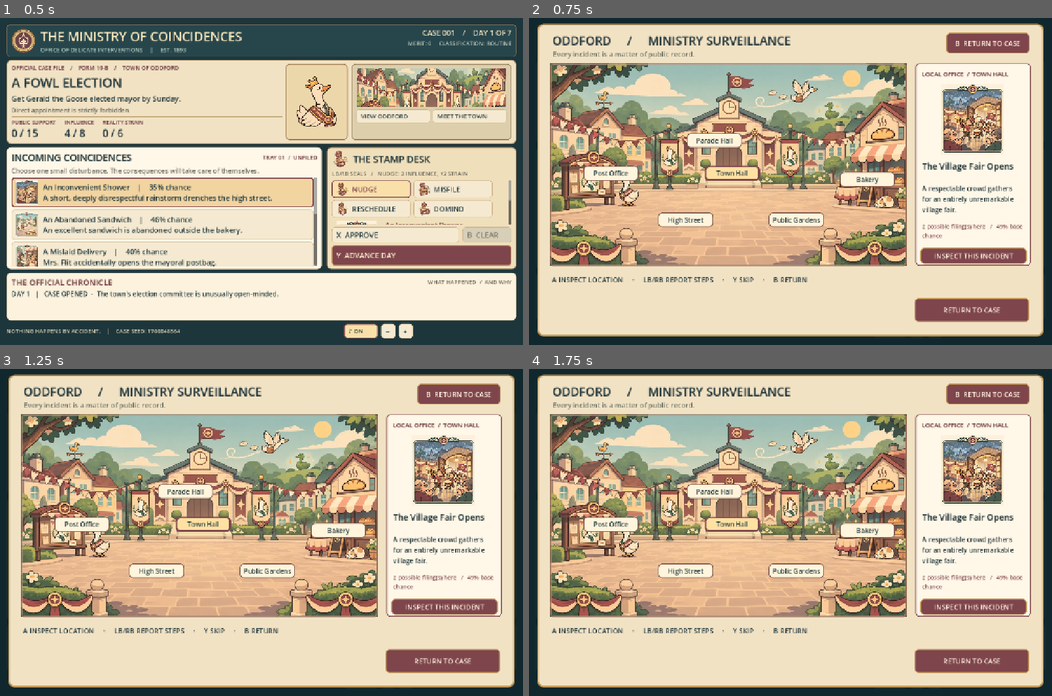
Above: before the commit, frames 1-4 (two rows, left to right).
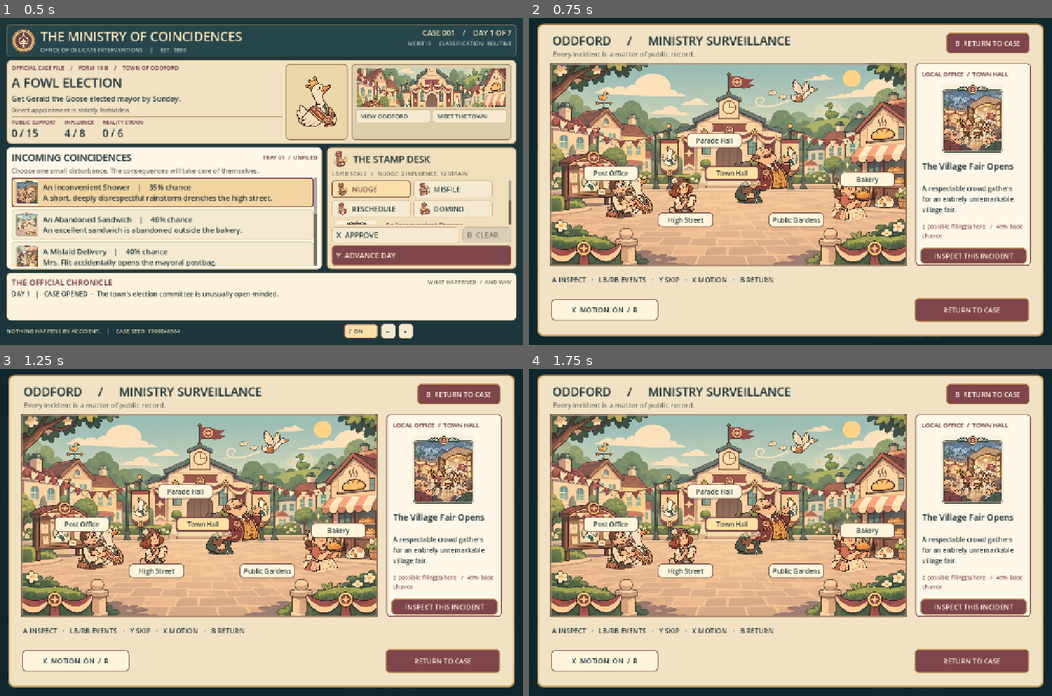
Above: after the commit, the same moments.

Repository: killjoy00/ministry
Game: Godot game, scene res://scenes/main.tscn
The game is run twice, just before and just after one commit, with the same random seed, the same clock (stepped at 60 frames per second) and the same inputs.
Inputs:
- Up to frame 1 (0.5 s): no input
- Up to frame 2 (0.75 s): click "VIEW ODDFORD" at 0.5 s
- Up to frame 3 (1.25 s): no input
- Up to frame 4 (1.75 s): click "Town Hall" at 1.25 s

Frame 1 is identical in both runs. In frame 2, 3.1% of the frame differs, in the area x 4-66%, y 39-93%; in frame 3, 3.1%; in frame 4, 3.2%.
Error after the commit: Invalid call. Nonexistent function 'set_causal_links (via call)' in base 'Control (town_fx.gd)'. (res://scripts/ui/living_town.gd:372)

Commit message:
Animate logged incidents with stage entrances, reactions and reduced-motion controls

Diff:
--- a/scripts/ui/living_town.gd
+++ b/scripts/ui/living_town.gd
@@ -7,6 +7,9 @@
 signal investigate_requested(event_id: String)
 
 const FX = preload("res://scripts/ui/town_fx.gd")
+const Choreography = preload("res://scripts/ui/character_choreography.gd")
+const PaperActor = preload("res://scripts/ui/paper_actor.gd")
+const VISUAL_SETTINGS = "user://ministry_visuals.cfg"
 const PAPER := Color("#f1e2c4")
 const BURGUNDY := Color("#7e454c")
 const INK := Color("#263b40")
@@ -30,6 +33,11 @@
 var selected_location: String = "Town Hall"
 var image_frame: TextureRect
 var effect_layer: Control
+var puppet_layer: Control
+var _actor_tweens: Array[Tween] = []
+var _actors: Dictionary = {}
+var causal_label: Label
+var motion_button: Button
 var marker: ColorRect
 var location_buttons: Array[Button] = []
 var docket_title: Label
@@ -54,6 +62,7 @@
 	name = "LivingOddford"
 	set_anchors_and_offsets_preset(Control.PRESET_FULL_RECT)
 	mouse_filter = Control.MOUSE_FILTER_STOP
+	_load_motion_preference()
 	_build()
 	if replay_mode:
 		_show_replay()
@@ -78,6 +87,9 @@
 				get_viewport().set_input_as_handled()
 			JOY_BUTTON_Y:
 				_skip_replay()
+				get_viewport().set_input_as_handled()
+			JOY_BUTTON_X:
+				_toggle_reduced_motion()
 				get_viewport().set_input_as_handled()
 	elif event is InputEventKey and event.pressed and not event.echo:
 		match event.keycode:
@@ -96,6 +108,9 @@
 				if replay_mode:
 					_skip_replay()
 					get_viewport().set_input_as_handled()
+			KEY_R:
+				_toggle_reduced_motion()
+				get_viewport().set_input_as_handled()
 
 func _process(delta: float) -> void:
 	if not replay_mode or replay_paused:
@@ -165,6 +180,26 @@
 	effect_layer.position = MAP_ORIGIN
 	effect_layer.size = MAP_SIZE
 	add_child(effect_layer)
+	puppet_layer = Control.new()
+	puppet_layer.name = "OfficialPaperActors"
+	puppet_layer.position = MAP_ORIGIN
+	puppet_layer.size = MAP_SIZE
+	puppet_layer.mouse_filter = Control.MOUSE_FILTER_IGNORE
+	add_child(puppet_layer)
+	var causal_backdrop := ColorRect.new()
+	causal_backdrop.name = "DocumentedCausesBackdrop"
+	causal_backdrop.color = Color("#30464ae8")
+	causal_backdrop.position = MAP_ORIGIN + Vector2(13, 11)
+	causal_backdrop.size = Vector2(432, 36)
+	causal_backdrop.mouse_filter = Control.MOUSE_FILTER_IGNORE
+	causal_backdrop.visible = false
+	add_child(causal_backdrop)
+	causal_label = _label("", 17, Color("#fff0c3"), true)
+	causal_label.name = "RecordedCausalLinksLabel"
+	causal_label.position = MAP_ORIGIN + Vector2(22, 15)
+	causal_label.size = Vector2(418, 32)
+	causal_label.visible = false
+	add_child(causal_label)
 	marker = ColorRect.new()
 	marker.name = "CausalSpotlight"
 	marker.color = Color("#fff3bd88")
@@ -181,8 +216,10 @@
 		location_btn.position = _marker_position(place) - Vector2(67, 17)
 		location_btn.pressed.connect(_show_location.bind(place))
 		add_child(location_btn)
+		# Hide location markers only during replay, so characters are not obscured.
+		location_btn.visible = not replay_mode
 		location_buttons.append(location_btn)
-	var strip := _label("A INSPECT LOCATION     ·     LB/RB REPORT STEPS     ·     Y SKIP     ·     B RETURN", 17, INK)
+	var strip := _label("A INSPECT   ·   LB/RB EVENTS   ·   Y SKIP   ·   X MOTION   ·   B RETURN", 17, INK)
 	strip.position = Vector2(56, 628)
 	strip.size = Vector2(1100, 37)
 	add_child(strip)
@@ -233,6 +270,13 @@
 	proceed_button.size = Vector2(280, 59)
 	proceed_button.pressed.connect(_next_event)
 	add_child(proceed_button)
+	motion_button = _button("", false)
+	motion_button.name = "ReducedMotionToggle"
+	motion_button.position = Vector2(54, 688)
+	motion_button.size = Vector2(263, 52)
+	motion_button.pressed.connect(_toggle_reduced_motion)
+	add_child(motion_button)
+	_update_motion_caption()
 	_focus_target = location_buttons[0]
 	_effect("", false)
 
@@ -277,6 +321,7 @@
 	investigate_button.disabled = _selected_eligible_id.is_empty()
 	proceed_button.text = "RETURN TO CASE" if not replay_mode else "NEXT RECORDED EVENT  >"
 	_effect("", false)
+	_stage_idle_cast()
 
 func _show_replay() -> void:
 	replay_elapsed = 0.0
@@ -291,6 +336,7 @@
 		investigate_button.disabled = true
 		proceed_button.text = "B  RETURN TO CASE"
 		_effect("", false)
+		_clear_cast()
 		return
 	var entry: Dictionary = replay_events[replay_index]
 	var event_id: String = str(entry.get("id", ""))
@@ -317,10 +363,109 @@
 	investigate_button.disabled = true
 	proceed_button.text = "NEXT EVENT   RB  >" if replay_index + 1 < replay_events.size() else "END OF REPORT  /  B RETURN"
 	_effect(family, true)
+	_stage_recorded_event(entry, place, causes)
 
 func _effect(family: String, animate: bool) -> void:
 	(effect_layer as Node).call("set_incident", family if animate else "")
 	(effect_layer as Node).set("reduced_motion", reduced_motion)
+	if not animate:
+		(effect_layer as Node).call("set_causal_links", [], Vector2.ZERO)
+		causal_label.visible = false
+		get_node("DocumentedCausesBackdrop").visible = false
+
+# Only the actual event ledger triggers a scene. Artwork never mutates game state.
+func _stage_recorded_event(entry: Dictionary, place: String, causes: Array) -> void:
+	var event_id: String = str(entry.get("id", ""))
+	var actors: Array[Dictionary] = Choreography.actors_for(event_id, place)
+	_stage_cast(actors)
+	var source_points: Array[Vector2] = []
+	for parent_id in causes:
+		var source_rule: Dictionary = simulation.get_rule(str(parent_id)) if simulation != null else {}
+		var source_place: String = str(source_rule.get("place", ""))
+		var index: int = LOCATION_NAMES.find(source_place)
+		if index >= 0:
+			source_points.append(Vector2(MAP_SIZE.x * COORDS[index].x, MAP_SIZE.y * COORDS[index].y))
+	var current_index: int = LOCATION_NAMES.find(place)
+	var current_point := Vector2(MAP_SIZE.x * 0.5, MAP_SIZE.y * 0.5)
+	if current_index >= 0:
+		current_point = Vector2(MAP_SIZE.x * COORDS[current_index].x, MAP_SIZE.y * COORDS[current_index].y)
+	(effect_layer as Node).call("set_causal_links", source_points, current_point)
+	causal_label.visible = not source_points.is_empty()
+	get_node("DocumentedCausesBackdrop").visible = causal_label.visible
+	causal_label.text = "DOCUMENTED CAUSES: %d   /   +%d SUPPORT" % [source_points.size(), int(entry.get("support", 0))]
+	var gain: int = int(entry.get("support", 0))
+	if gain > 0 and not reduced_motion:
+		var gain_label := _label("+%d SUPPORT" % gain, 23, Color("#ffe9aa"), true)
+		gain_label.name = "RecordedSupportGain"
+		gain_label.position = current_point - Vector2(68, 95)
+		gain_label.size = Vector2(205, 34)
+		gain_label.mouse_filter = Control.MOUSE_FILTER_IGNORE
+		puppet_layer.add_child(gain_label)
+		var tween := create_tween()
+		_actor_tweens.append(tween)
+		tween.tween_interval(0.55)
+		tween.tween_property(gain_label, "position", gain_label.position - Vector2(0, 27), 0.90).set_trans(Tween.TRANS_CUBIC)
+		tween.parallel().tween_property(gain_label, "modulate:a", 0.0, 0.90)
+
+func _stage_idle_cast() -> void:
+	var roles := ["gerald", "clerk", "mayor", "baker", "reporter", "organizer"]
+	var specs: Array[Dictionary] = []
+	for role in roles:
+		var point: Vector2 = Choreography.HOME[role]
+		specs.append({"role": role, "from": point, "to": point, "delay": 0.0, "duration": 0.1, "mood": ""})
+	_stage_cast(specs, false)
+
+func _clear_cast() -> void:
+	for tween in _actor_tweens:
+		if tween != null and tween.is_running():
+			tween.kill()
+	_actor_tweens.clear()
+	_actors.clear()
+	if puppet_layer == null: return
+	for child in puppet_layer.get_children():
+		puppet_layer.remove_child(child)
+		child.queue_free()
+
+func _stage_cast(specs: Array[Dictionary], move: bool = true) -> void:
+	_clear_cast()
+	for spec in specs:
+		var role: String = str(spec["role"])
+		var actor := PaperActor.new()
+		actor.configure(role, reduced_motion)
+		puppet_layer.add_child(actor)
+		actor.position = Vector2(MAP_SIZE.x * spec["from"].x, MAP_SIZE.y * spec["from"].y)
+		_actors[role] = actor
+		var destination := Vector2(MAP_SIZE.x * spec["to"].x, MAP_SIZE.y * spec["to"].y)
+		if reduced_motion or not move:
+			actor.position = destination
+			actor.set_action(str(spec.get("mood", "")))
+		else:
+			var tween := create_tween()
+			_actor_tweens.append(tween)
+			tween.tween_interval(float(spec["delay"]))
+			tween.tween_callback(actor.set_walking.bind(true))
+			tween.tween_property(actor, "position", destination, float(spec["duration"])).set_trans(Tween.TRANS_SINE).set_ease(Tween.EASE_IN_OUT)
+			tween.tween_callback(actor.set_walking.bind(false))
+			tween.tween_callback(actor.set_action.bind(str(spec.get("mood", ""))))
+
+func _update_motion_caption() -> void:
+	if motion_button != null:
+		motion_button.text = "X  MOTION: %s  /  R" % ("REDUCED" if reduced_motion else "ON")
+
+func _toggle_reduced_motion() -> void:
+	reduced_motion = not reduced_motion
+	var preferences := ConfigFile.new()
+	preferences.set_value("accessibility", "reduced_motion", reduced_motion)
+	preferences.save(VISUAL_SETTINGS)
+	_update_motion_caption()
+	(effect_layer as Node).set("reduced_motion", reduced_motion)
+	if replay_mode: _show_replay()
+	else: _stage_idle_cast()
+
+func _load_motion_preference() -> void:
+	var preferences := ConfigFile.new()
+	if preferences.load(VISUAL_SETTINGS) == OK:
+		reduced_motion = bool(preferences.get_value("accessibility", "reduced_motion", false))
 
 func _next_event() -> void:
 	if not replay_mode:
